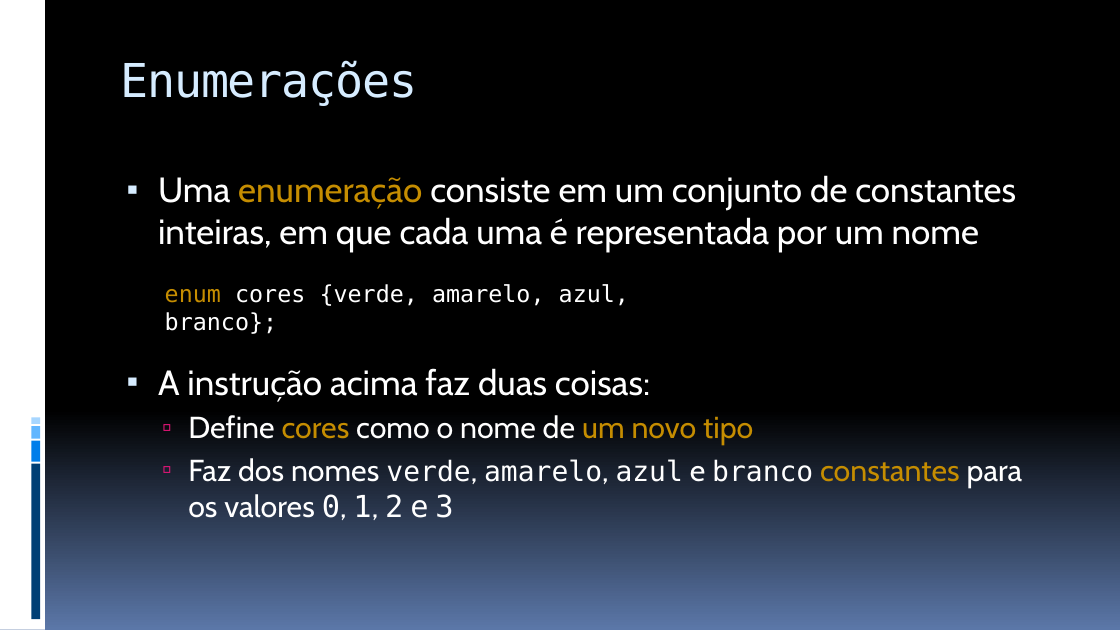
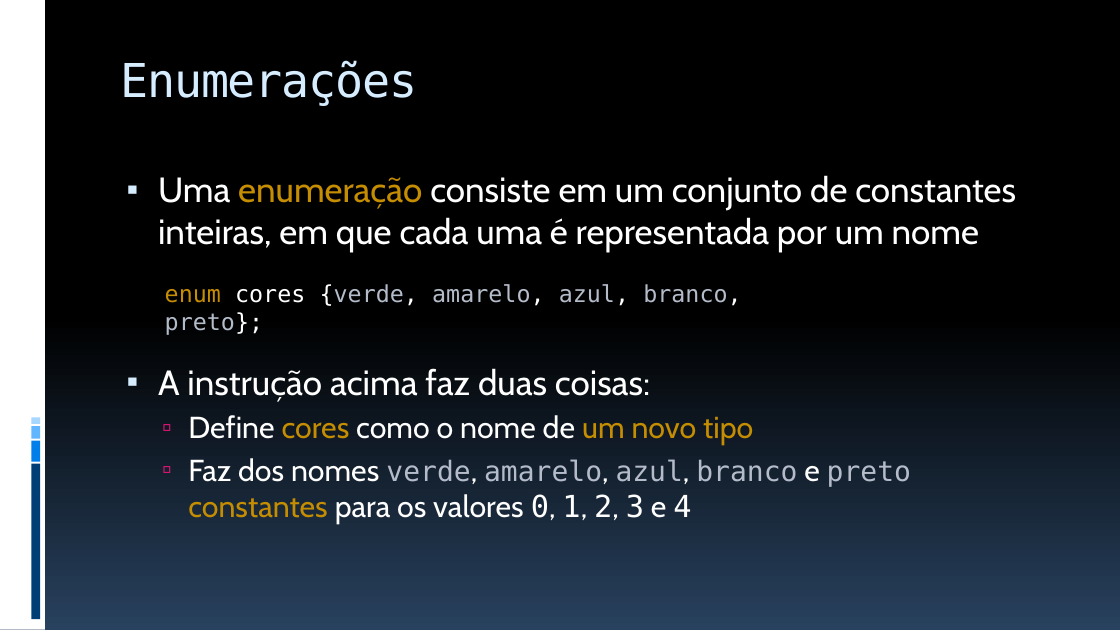
Before and after one commit to JudsonSS/ProgComp, a slide deck: slide 14 of Slides/13. Uniões e Enumerações.pptx (slide 13 before the commit). Drawn at 1120x630 pixels with LibreOffice and Linux fonts; fonts in the diff are those of the drawing. Boxes give left, top, right and bottom in pixels: in the first picture for what was removed or moved away, otherwise in the second. Text is boxed around its words. In the diff, an @@ line names an element or a change of style, - is before the commit and + after.

```diff
--- a/Slides/13. Uniões e Enumerações.pptx
+++ b/Slides/13. Uniões e Enumerações.pptx
@@ background gradient #000000 to #5B77A8 to gradient #000000 to #28415E @@
@@ text at (x1=165, y1=284, x2=742, y2=335): text changed; text colour #FFFFFF to #B4BCCA @@
-enum cores {verde, amarelo, azul, branco};
+enum cores {verde, amarelo, azul, branco, preto};
@@ text at (x1=188, y1=458, x2=911, y2=524): text changed @@
-  ▫ Faz dos nomes verde, amarelo, azul e branco constantes para os valores 0, 1, 2 e 3
+  ▫ Faz dos nomes verde, amarelo, azul, branco e preto
+    constantes para os valores 0, 1, 2, 3 e 4
```
Also in this commit, not shown: 23 other slides changed, 2 slides added, 5 other files.
